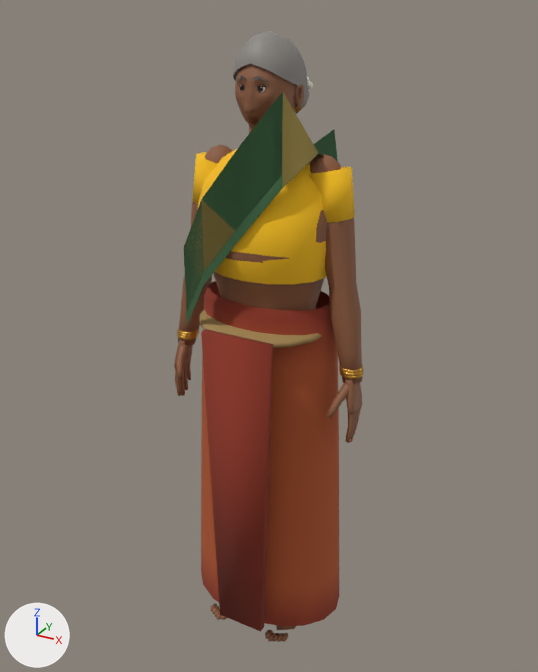
The Blender file blender/source/CHR_NPC_Amudha.blend: old version first, new version second.
One viewpoint serves both versions: a 50 mm lens placed at (0.845, -1.539, 1.636), pointed at (-0.009, 0.013, 0.86). Lighting does not change. The marker at lower left points along +X, +Y and +Z. The first picture is the older version.

The scene before the commit, as lines of its bpy script (objects in view):
```python
me_chr_npc_amudha_mesh = bpy.data.meshes.new('CHR_NPC_Amudha_Mesh')
me_chr_npc_amudha_mesh.from_pydata(...)  # 5003 vertices, 5223 faces; spans x -0.27..0.27, y -0.2..0.17, z -0.01..1.59
me_chr_npc_amudha_mesh.polygons.foreach_set('use_smooth', [True] * 5223)
# faces by material slot: [3697, 248, 470, 172, 180, 422, 34]
me_chr_npc_amudha_mesh.materials.append(mat_mat_skin_a)
me_chr_npc_amudha_mesh.materials.append(mat_mat_eye_a)
me_chr_npc_amudha_mesh.materials.append(mat_mat_hair_a)
me_chr_npc_amudha_mesh.materials.append(mat_mat_brass_a)
me_chr_npc_amudha_mesh.materials.append(mat_mat_foliage_a)
me_chr_npc_amudha_mesh.materials.append(mat_mat_cloth_a)
me_chr_npc_amudha_mesh.materials.append(mat_mat_thatch_a)
ob_chr_npc_amudha_mesh = bpy.data.objects.new('CHR_NPC_Amudha_Mesh', me_chr_npc_amudha_mesh)
ob_chr_npc_amudha_mesh.location = (0.0, 0.0, 0.0)
```
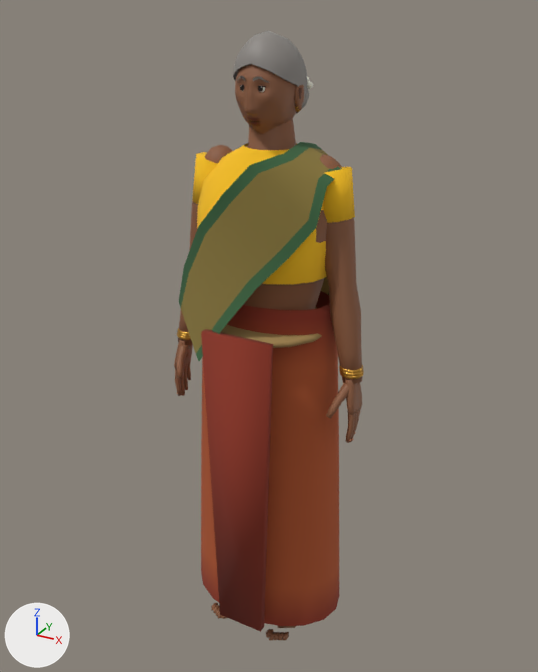
Location of each change, (x1, y1, x2, y2) in pixels of the pictures (538 x 672 px; the box of a moved part takes in the faces that stretch with it):
'CHR_NPC_Amudha_Mesh', reshaped: before (174, 30, 364, 642); after (174, 30, 364, 640)
part 1 of me_chr_npc_amudha_mesh, added (green): after (308, 166, 341, 227)
part 2 of me_chr_npc_amudha_mesh, added (green): after (250, 142, 309, 173)
part 3 of me_chr_npc_amudha_mesh, added: after (179, 142, 322, 308)
part 4 of me_chr_npc_amudha_mesh, moved or reshaped: before (184, 84, 338, 325); after (181, 83, 342, 361)
part 5 of me_chr_npc_amudha_mesh, moved or reshaped: before (212, 604, 296, 642); after (213, 603, 296, 640)

The change, as a list of edits to the scene's bpy script:
```text
Change me_chr_npc_amudha_mesh:
    used by ob_chr_npc_amudha_mesh; location = (0.0, 0.0, 0.0)
    remove me_chr_npc_amudha_mesh.from_pydata(...)  # 5003 vertices, 5223 faces; spans x -0.27..0.27, y -0.2..0.17, z -0.01..1.59
    add me_chr_npc_amudha_mesh.from_pydata(...)  # 5093 vertices, 5265 faces; spans x -0.27..0.27, y -0.2..0.17, z -0.01..1.59
    me_chr_npc_amudha_mesh part 1: a new loose piece of 24 vertices spanning x -0.1..0.19, y -0.2..0.12, z 0.78..1.32, in mat_mat_cloth_a
    me_chr_npc_amudha_mesh part 2: a new loose piece of 24 vertices spanning x -0.22..0.1, y -0.17..0.17, z 0.81..1.36, in mat_mat_cloth_a
    me_chr_npc_amudha_mesh part 3: a new loose piece of 24 vertices spanning x -0.22..0.1, y -0.17..0.17, z 0.81..1.36, in mat_mat_cloth_a
    me_chr_npc_amudha_mesh part 4: 69 vertices moved from x -0.15..0.14, y -0.17..0.15, z 0.78..1.49 to x -0.2..0.16, y -0.19..0.16, z 0.78..1.49; 37 vertices removed from x -0.15..0.1, y -0.17..0.14, z 0.78..1.49; 55 vertices added at x -0.2..0.19, y -0.2..0.12, z 0.78..1.49
    me_chr_npc_amudha_mesh part 5: 14 vertices moved from x -0.12..0.11, y -0.15..0.04, z 0.01..0.04 to x -0.12..0.11, y -0.15..0.03, z 0.01..0.04; 9 vertices removed from x -0.12..0.11, y -0.16..-0.12, z 0.01..0.02; 9 vertices added at x -0.12..0.11, y -0.14..-0.1, z 0.01..0.02
```
